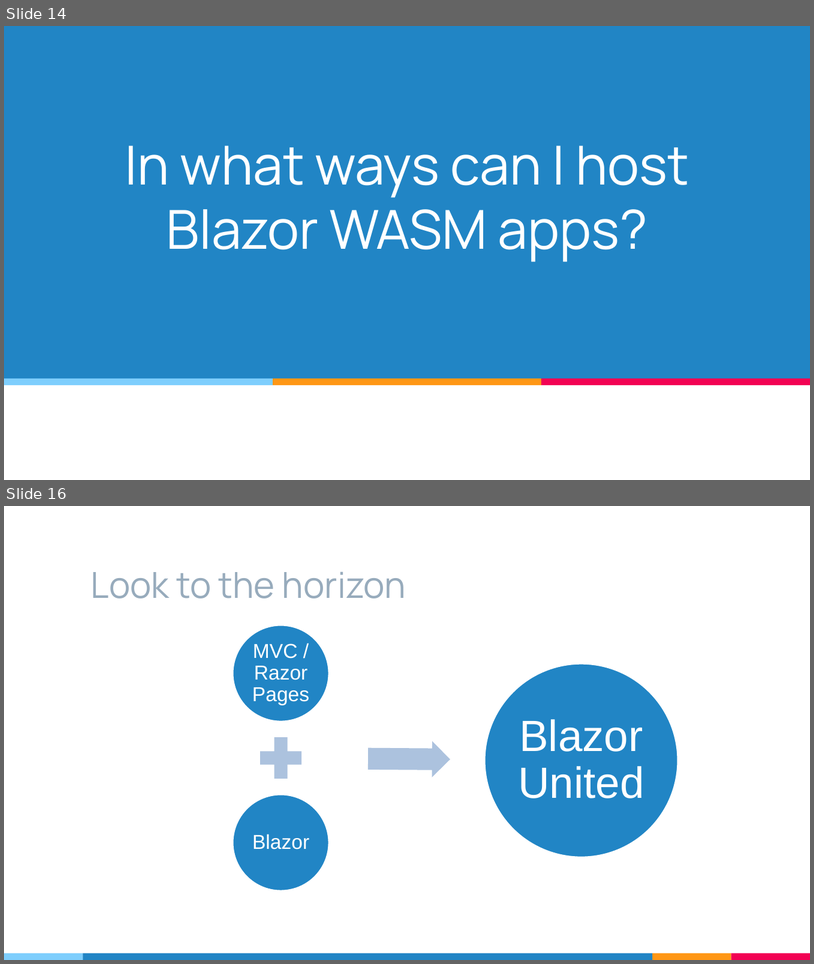
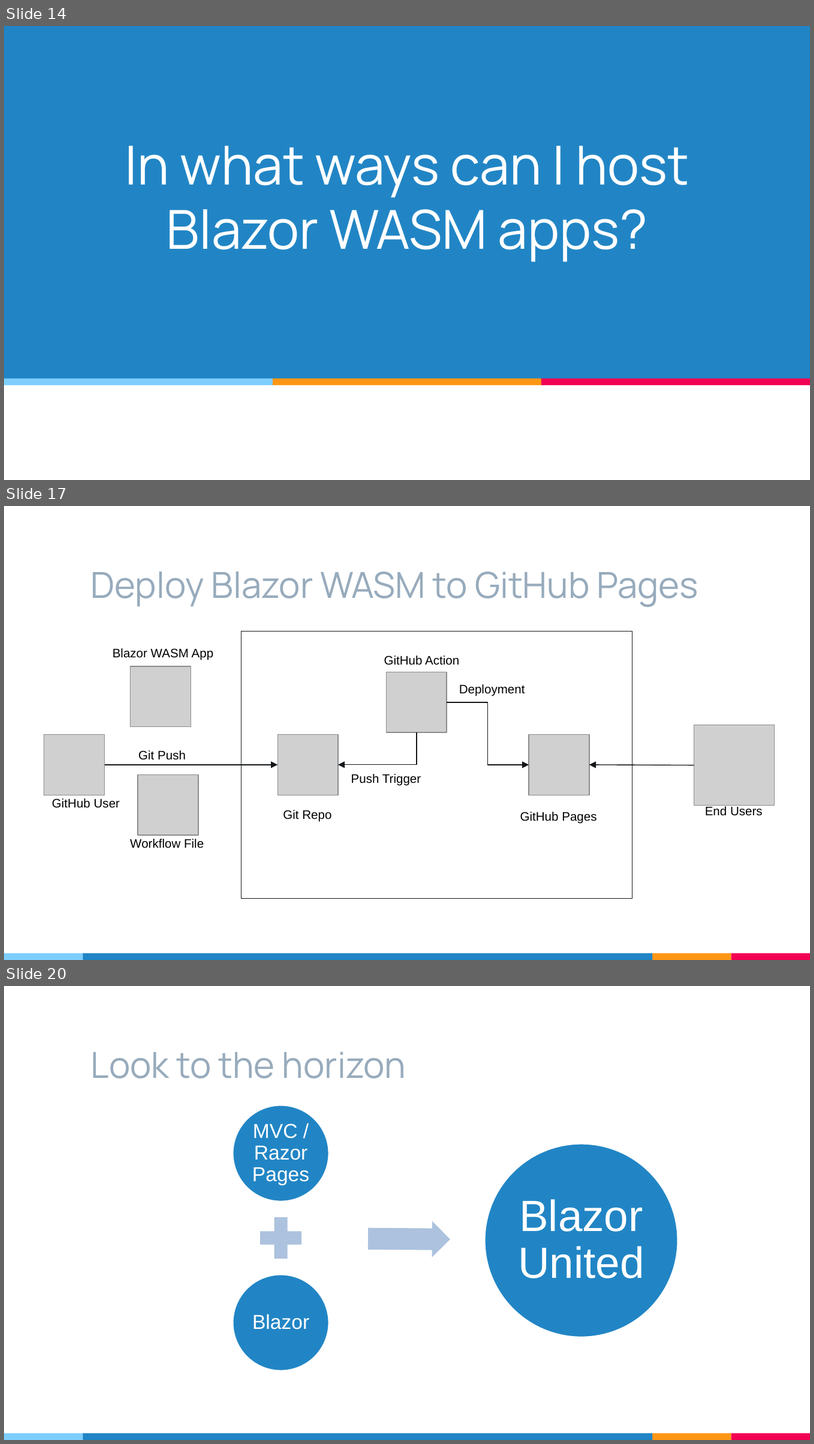
Before and after one commit to isaacrlevin/levin-talks, a slide deck: Running_ASP.NET_Core_Apps_without_a_server.pptx. Shown one above the other, each under a label of ours: slides 14 and 16 before the commit, slides 14, 17 and 20 after it; the slides between them are not shown. The pictures are 814x964 and 814x1444 pixels, drawn with LibreOffice and Linux fonts; fonts in the diff are those of the drawing; grey boxes stand for pictures. Boxes give left, top, right and bottom in pixels: in the first picture for what was removed or moved away, otherwise in the second. Text is boxed around its words. In the diff, an @@ line names an element or a change of style, - is before the commit and + after.

Commit message:
updates

```diff
--- a/Running_ASP.NET_Core_Apps_without_a_server.pptx
+++ b/Running_ASP.NET_Core_Apps_without_a_server.pptx
@@ slide 17 added at [4,506,810,960], background #FFFFFF; not listed: 4 template elements that a slide beside it also shows @@
@@ title added at [91,571,699,607], 32 pt, text #97ABBC @@
+Deploy Blazor WASM to GitHub Pages
@@ rectangle added at [241,631,632,898], outline #13171A 0.5 pt @@
@@ text added at [113,648,214,660], 11 pt, text #000000 @@
+Blazor WASM App
@@ picture added at [131,666,191,727] @@
@@ text added at [384,655,459,665], 11 pt, text #000000 @@
+GitHub Action
@@ picture added at [386,672,447,733] @@
@@ text added at [459,684,525,696], 11 pt, text #000000 @@
+Deployment
@@ elbow arrow added from (447, 702) to (529, 765), #13171A 0.75 pt @@
@@ picture added at [44,734,105,795] @@
@@ picture added at [278,734,339,795] @@
@@ elbow arrow added from (417, 733) to (339, 765), #13171A 0.75 pt @@
@@ picture added at [529,734,590,795] @@
@@ picture added at [694,724,775,805] @@
@@ text added at [138,750,186,760], 11 pt, text #000000 @@
+Git Push
@@ arrow added from (105, 765) to (278, 765), #13171A 0.75 pt @@
@@ picture added at [138,775,198,835] @@
@@ text added at [351,774,421,786], 11 pt, text #000000 @@
+Push Trigger
@@ arrow added from (694, 765) to (590, 765), #13171A 0.75 pt @@
@@ text added at [52,798,120,808], 11 pt, text #000000 @@
+GitHub User
@@ text added at [283,810,332,822], 11 pt, text #000000 @@
+Git Repo
@@ text added at [521,811,597,823], 11 pt, text #000000 @@
+GitHub Pages
@@ text added at [705,806,763,816], 11 pt, text #000000 @@
+End Users
@@ text added at [130,838,204,848], 11 pt, text #000000 @@
+Workflow File
@@ what was slide 16 is now slide 20 @@
```
Also in this commit, not shown: 3 other slides added.
